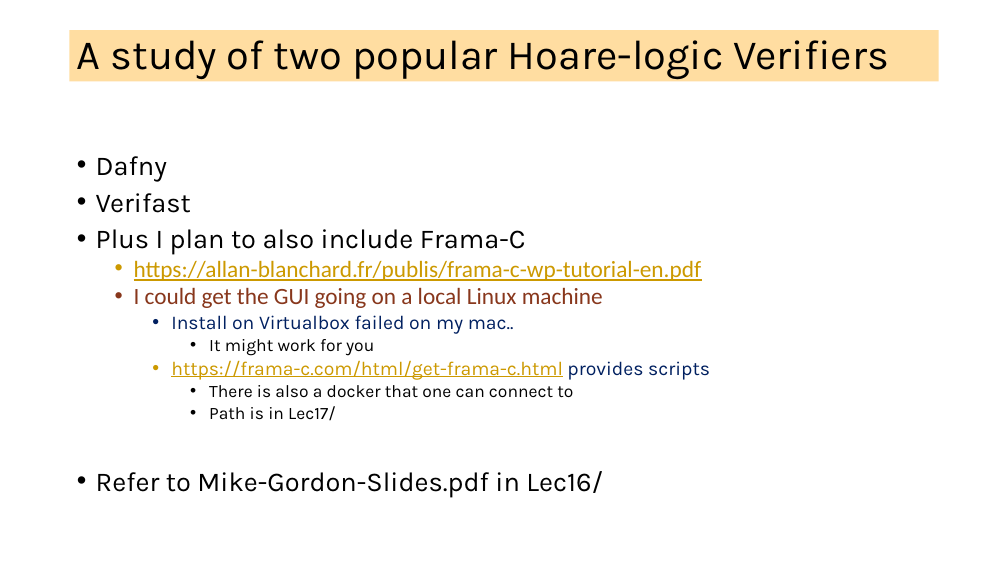
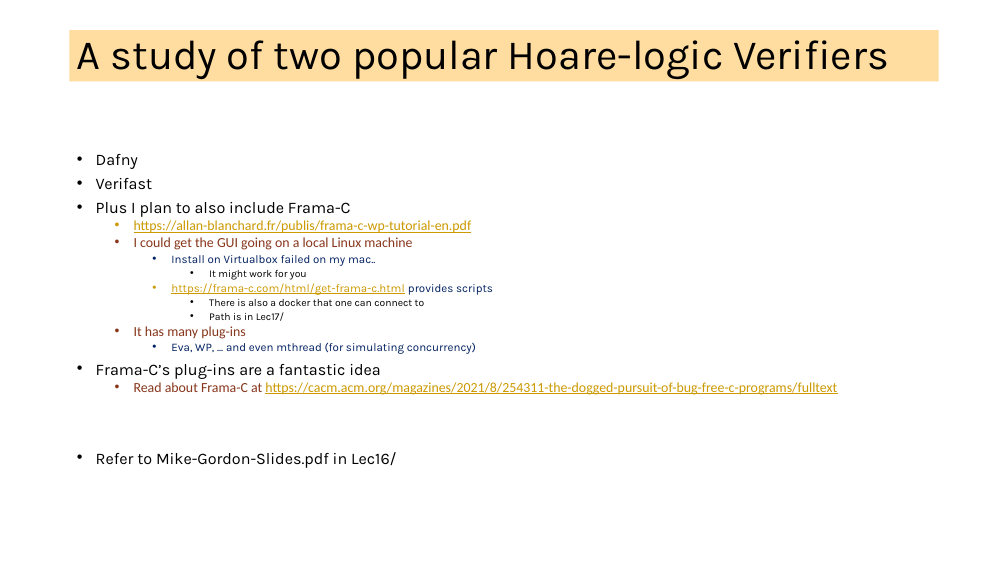
Before and after one commit to ganeshutah/cs6110s22, a slide deck: slide 2 of Lec17/Lec17.pptx. Drawn at 1008x567 pixels with LibreOffice and Linux fonts; fonts in the diff are those of the drawing. Boxes give left, top, right and bottom in pixels: in the first picture for what was removed or moved away, otherwise in the second. Text is boxed around its words. In the diff, an @@ line names an element or a change of style, - is before the commit and + after.

```diff
--- a/Lec17/Lec17.pptx
+++ b/Lec17/Lec17.pptx
@@ text at [96, 154, 493, 468]: size 25.9 to 15.4 pt in "Dafny", "Verifast", "Plus I plan to also include Frama-C", "Refer to Mike-Gordon-Slides.pdf in Lec16/"; size 22.2 to 13.2 pt in "https://allan-blanchard.fr/publis/frama-c-wp-tutorial-en.pdf", "I could get the GUI going on ..."; size 18.5 to 11 pt in "Install on Virtualbox failed on my mac..", "https://frama-c.com/html/get-frama-c.html provides scripts"; size 16.6 to 9.9 pt in "It might work for you", "There is also a docker that one ...", "Path is in Lec17/"; line spacing 0.8 to 0.7 @@
@@ text at [96, 326, 837, 395]: paragraphs added @@
+  • It has many plug-ins
+    • Eva, WP, ... and even mthread (for simulating concurrency)
+• Frama-C’s plug-ins are a fantastic idea
+  • Read about Frama-C at https://cacm.acm.org/magazines/2021/8/254311-the-dogged-pursuit-of-bug-free-c-programs/fulltext
```
